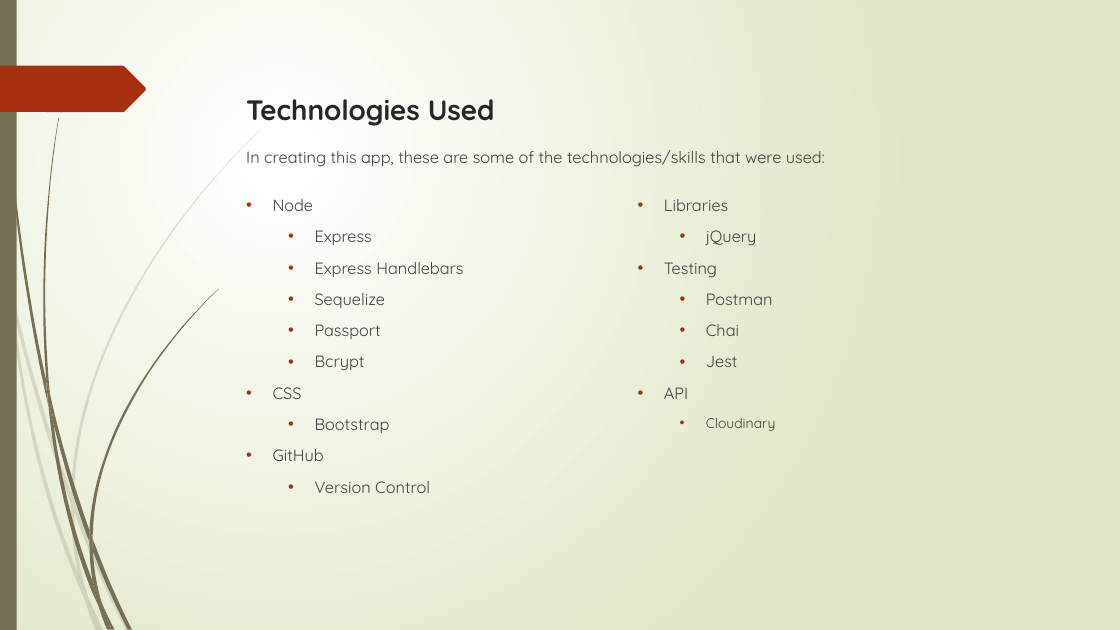
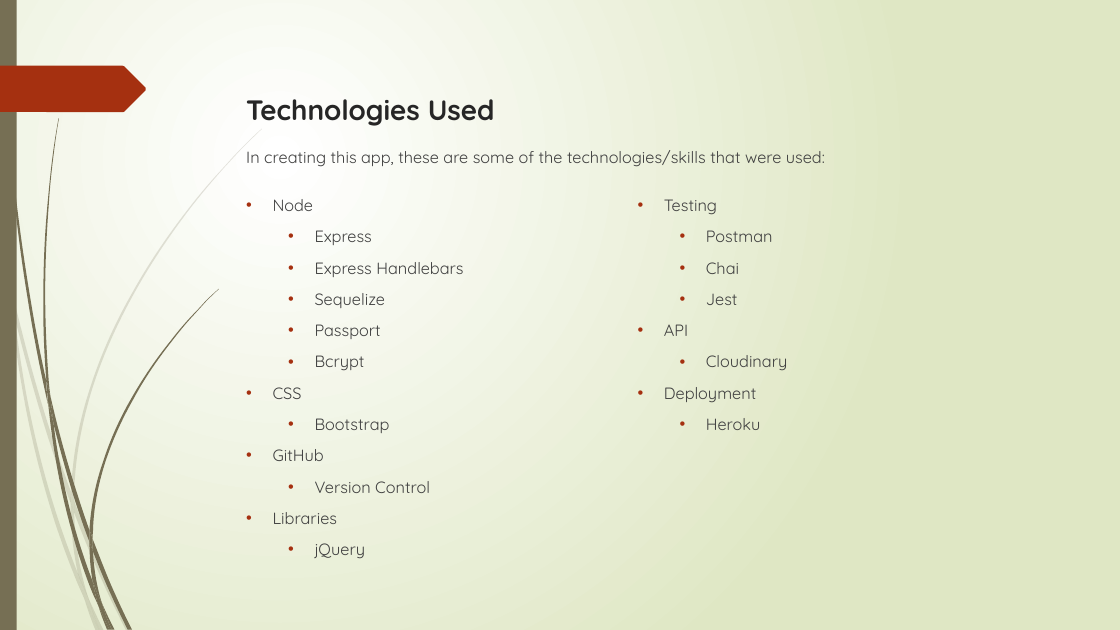
Before and after one commit to EricEnergy/garaged, a slide deck: slide 4 of Garage Project.pptx. Drawn at 1120x630 pixels with LibreOffice and Linux fonts; fonts in the diff are those of the drawing. Boxes give left, top, right and bottom in pixels: in the first picture for what was removed or moved away, otherwise in the second. Text is boxed around its words. In the diff, an @@ line names an element or a change of style, - is before the commit and + after.

Commit message:
Added Heroku to technologies used slide

```diff
--- a/Garage Project.pptx
+++ b/Garage Project.pptx
@@ text at bbox=[706, 355, 788, 370]: size 12 to 14 pt in "Cloudinary" @@
@@ text at bbox=[664, 387, 761, 430]: paragraphs added @@
+• Deployment
+  • Heroku
```
Also in this commit, not shown: 1 other file.
